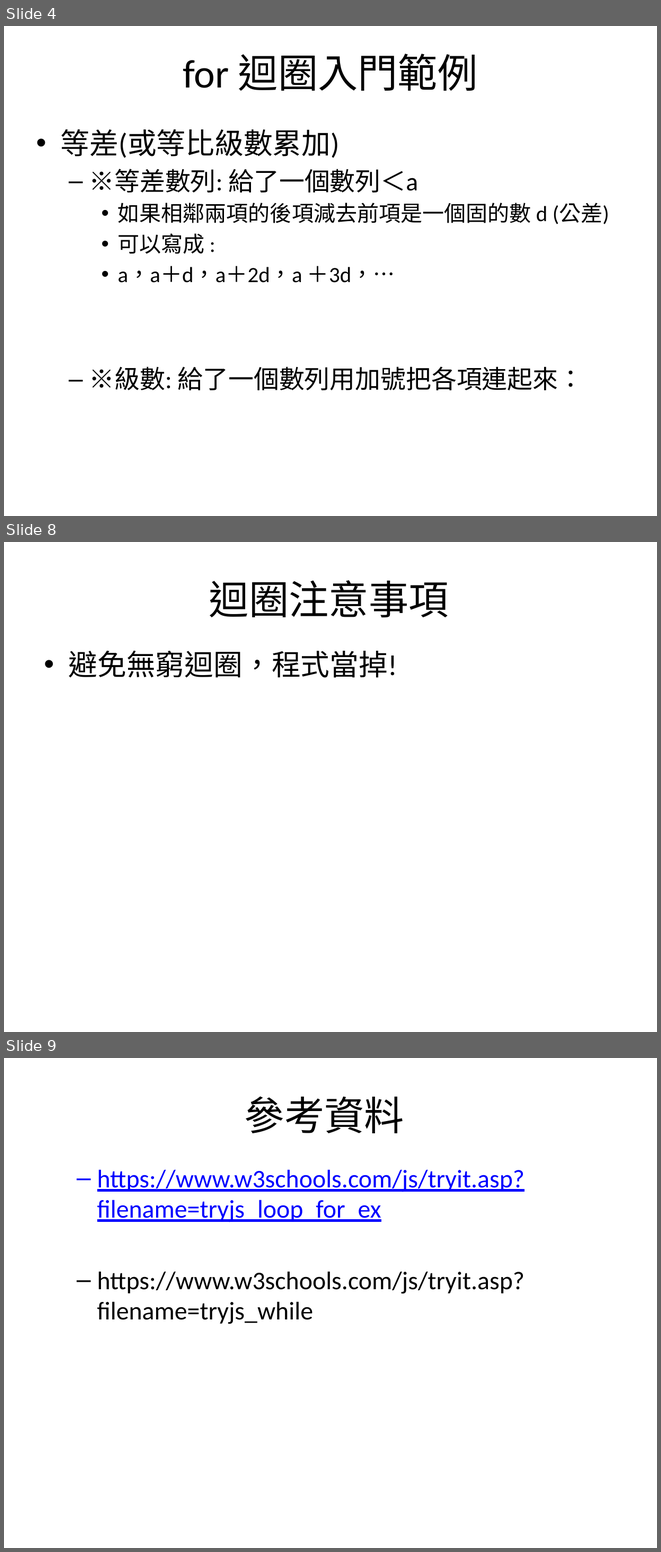
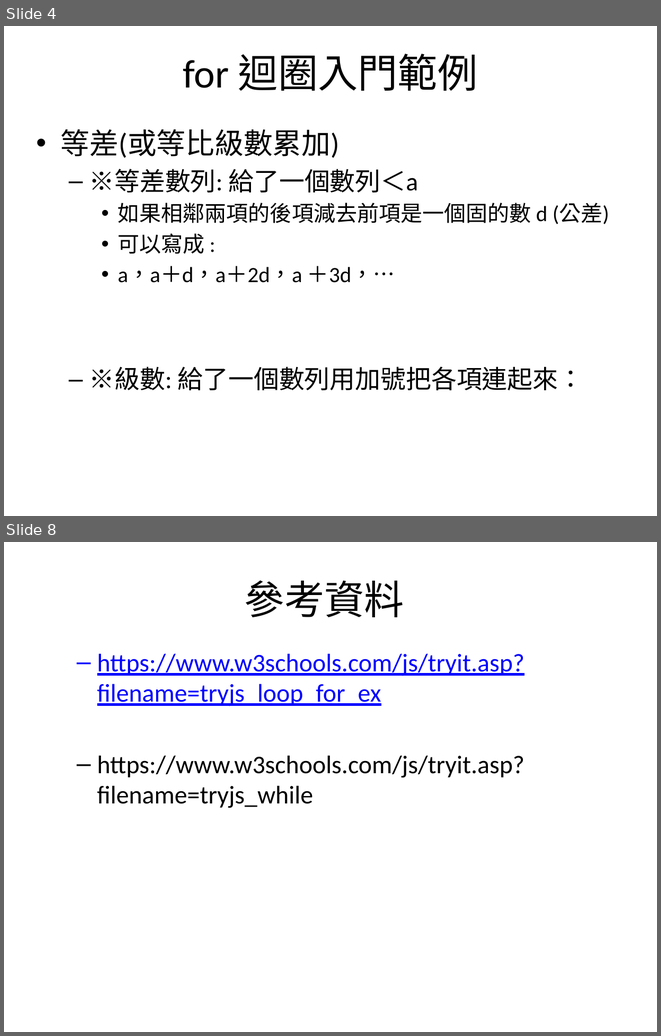
Before and after one commit to mos2718/W1, a slide deck: JS_Basic/4_JSforLoop.pptx. Shown one above the other, each under a label of ours: slides 4, 8 and 9 before the commit, slides 4 and 8 after it; the slides between them are not shown. The pictures are 661x1552 and 661x1036 pixels, drawn with LibreOffice and Linux fonts; fonts in the diff are those of the drawing. Boxes give left, top, right and bottom in pixels: in the first picture for what was removed or moved away, otherwise in the second. Text is boxed around its words. In the diff, an @@ line names an element or a change of style, - is before the commit and + after.

```diff
--- a/JS_Basic/4_JSforLoop.pptx
+++ b/JS_Basic/4_JSforLoop.pptx
@@ slide 8 removed at [4, 542, 657, 1032], background #FFFFFF @@
@@ title removed at [209, 580, 449, 618] @@
-迴圈注意事項
@@ text removed at [69, 650, 398, 678] @@
-• 避免無窮迴圈，程式當掉!
@@ what was slide 9 is now slide 8 @@
```
Also in this commit, not shown: 1 slide changed, 2 slides added, 2 other slides removed, 4 other files.
